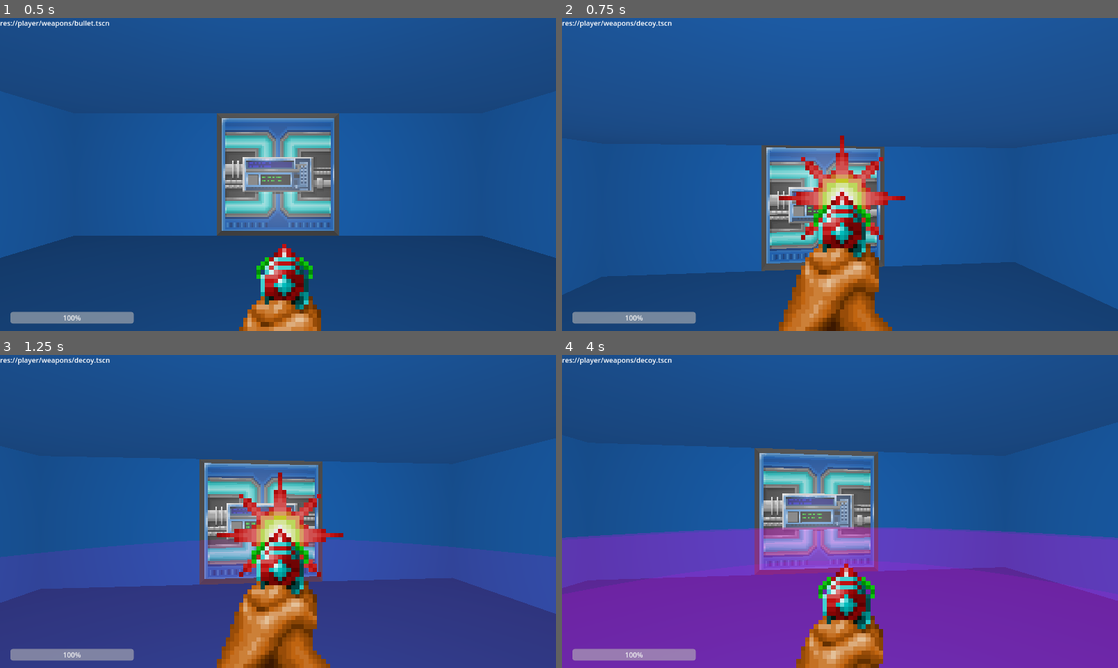
Above: before the commit, frames 1-4 (two rows, left to right).
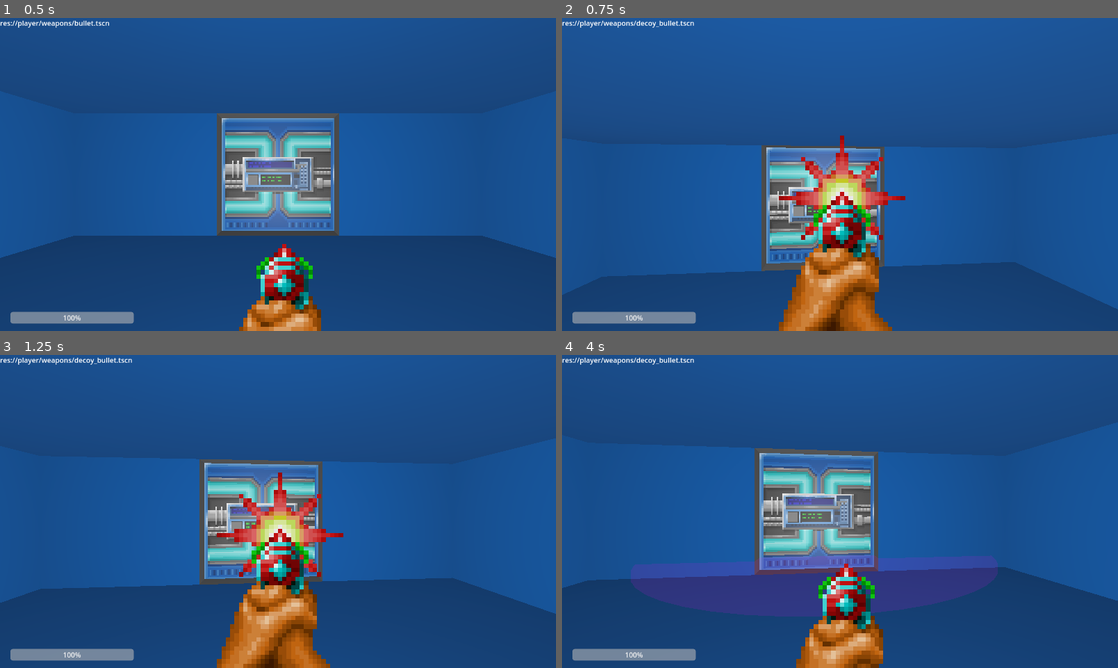
Above: after the commit, the same moments.

Repository: ralabate/21dbl
Game: Godot game, scene res://level/level_0.tscn
Same seed, same stepped clock (60 frames per second), same inputs: the game is played once before the commit and once after it.
Inputs (mouse positions are in pixels of both pictures, inside the frame that each line leads up to):
- Up to frame 1 (0.5 s): no input
- Up to frame 2 (0.75 s): tap Enter (ui_accept) at 0.5 s; move the mouse to (867, 174) at 0.52 s; press the mouse at (867, 174) at 0.53 s; hold 2 (ability_select_up) from 0.53 s (still down)
- Up to frame 3 (1.25 s): keep holding 2 (ability_select_up); tap Enter (ui_accept) at 0.77 s
- Up to frame 4 (4 s): keep holding 2 (ability_select_up); move the mouse to (812, 511) at 1.27 s; release the mouse at (812, 511) at 1.28 s; click (812, 511) at 1.35 s; tap Enter (ui_accept) at 1.52, 3.02, 3.77 s; move the mouse to (851, 505) at 2.02 s; press the mouse at (851, 505) at 2.03 s; move the mouse to (834, 517) at 2.77 s; release the mouse at (834, 517) at 2.78 s; click (834, 517) at 2.85 s; move the mouse to (878, 514) at 3.52 s; press the mouse at (878, 514) at 3.53 s

Frame 1 is identical in both runs. In frame 2, less than 0.1% of the frame differs, in the area x 16-24%, y 0-3%; in frame 3, 31%; in frame 4, 40%, in the area x 0-100%, y 0-100%.
Error in both runs: Invalid access of index '1' on a base object of type: 'Array[Dictionary]'. (res://common/log.gd:9)

Commit message:
added decoy bullet

Diff:
--- a/first-person-explorer/player/first_person_controller.tscn
+++ b/first-person-explorer/player/first_person_controller.tscn
@@ -7,9 +7,8 @@
 [ext_resource type="Texture2D" uid="uid://dty6l6qg7fkh5" path="res://player/weapons/images/pistol-fire-0.png" id="5_dprww"]
 [ext_resource type="Script" uid="uid://bpdw05fio7u8e" path="res://common/components/key_inventory_component.gd" id="5_hynqe"]
 [ext_resource type="PackedScene" uid="uid://ddrgx7hx1ypm1" path="res://player/weapons/bullet.tscn" id="5_vtoyx"]
-[ext_resource type="PackedScene" uid="uid://dj3m0gkysy4q1" path="res://player/weapons/decoy.tscn" id="6_72dxh"]
+[ext_resource type="PackedScene" uid="uid://lbmsr1hnoc77" path="res://player/weapons/decoy_bullet.tscn" id="6_fmphg"]
 [ext_resource type="Texture2D" uid="uid://cvs3aws5vq44a" path="res://player/weapons/images/pistol-fire-1.png" id="6_hynqe"]
-[ext_resource type="PackedScene" uid="uid://brnxv2baowehj" path="res://player/weapons/mine.tscn" id="7_bs386"]
 [ext_resource type="Texture2D" uid="uid://dntqhg0mkms44" path="res://player/weapons/images/pistol-fire-2.png" id="7_p4yk0"]
 [ext_resource type="Texture2D" uid="uid://prwc0t0inasf" path="res://player/weapons/images/pistol-fire-3.png" id="8_nst1k"]
 [ext_resource type="Texture2D" uid="uid://drbtagputumbv" path="res://player/weapons/images/pistol-fire-4.png" id="9_rvvfq"]
@@ -71,7 +70,7 @@
 [node name="AbilityInventory" type="Node" parent="."]
 unique_name_in_owner = true
 script = ExtResource("2_iatk6")
-abilities = Array[PackedScene]([ExtResource("5_vtoyx"), ExtResource("6_72dxh"), ExtResource("7_bs386")])
+abilities = Array[PackedScene]([ExtResource("5_vtoyx"), ExtResource("6_fmphg")])
 metadata/_custom_type_script = "uid://d0dbewhb72jh2"
 
 [node name="KeyInventoryComponent" type="Node" parent="."]
--- /dev/null
+++ b/first-person-explorer/player/weapons/decoy_bullet.tscn
@@ -0,0 +1,26 @@
+[gd_scene load_steps=5 format=3 uid="uid://lbmsr1hnoc77"]
+
+[ext_resource type="Script" uid="uid://cjv5dso0dv240" path="res://player/weapons/bullet.gd" id="1_2apx1"]
+[ext_resource type="PackedScene" uid="uid://dj3m0gkysy4q1" path="res://player/weapons/decoy.tscn" id="2_3hwky"]
+[ext_resource type="Texture2D" uid="uid://btqbpe0iasi6d" path="res://player/weapons/images/decoy.png" id="2_pihaa"]
+
+[sub_resource type="SphereShape3D" id="SphereShape3D_rtl8c"]
+radius = 0.319399
+
+[node name="DecoyBullet" type="Area3D"]
+collision_layer = 2
+collision_mask = 13
+script = ExtResource("1_2apx1")
+speed = 75.0
+apply_gravity = true
+spawn_on_collision = ExtResource("2_3hwky")
+
+[node name="CollisionShape3D" type="CollisionShape3D" parent="."]
+shape = SubResource("SphereShape3D_rtl8c")
+
+[node name="Sprite3D" type="Sprite3D" parent="."]
+billboard = 1
+shaded = true
+double_sided = false
+texture_filter = 0
+texture = ExtResource("2_pihaa")
Not shown: 1 places in first-person-explorer/player/first_person_controller.tscn that only renumber resources
